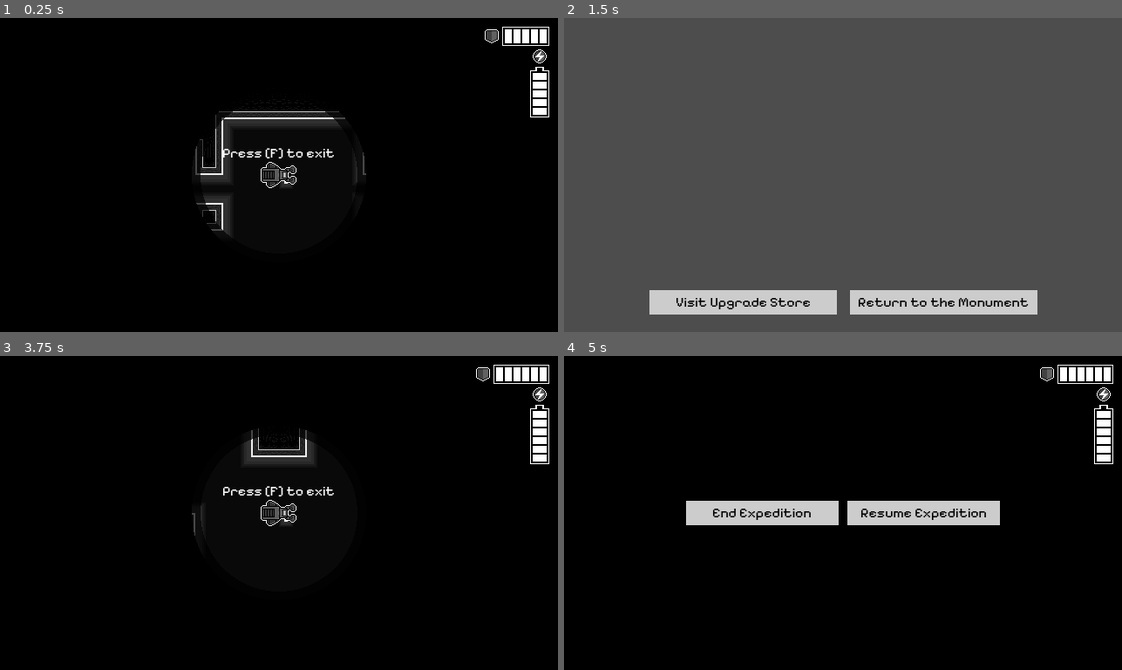
Above: before the commit, frames 1-4 (two rows, left to right).
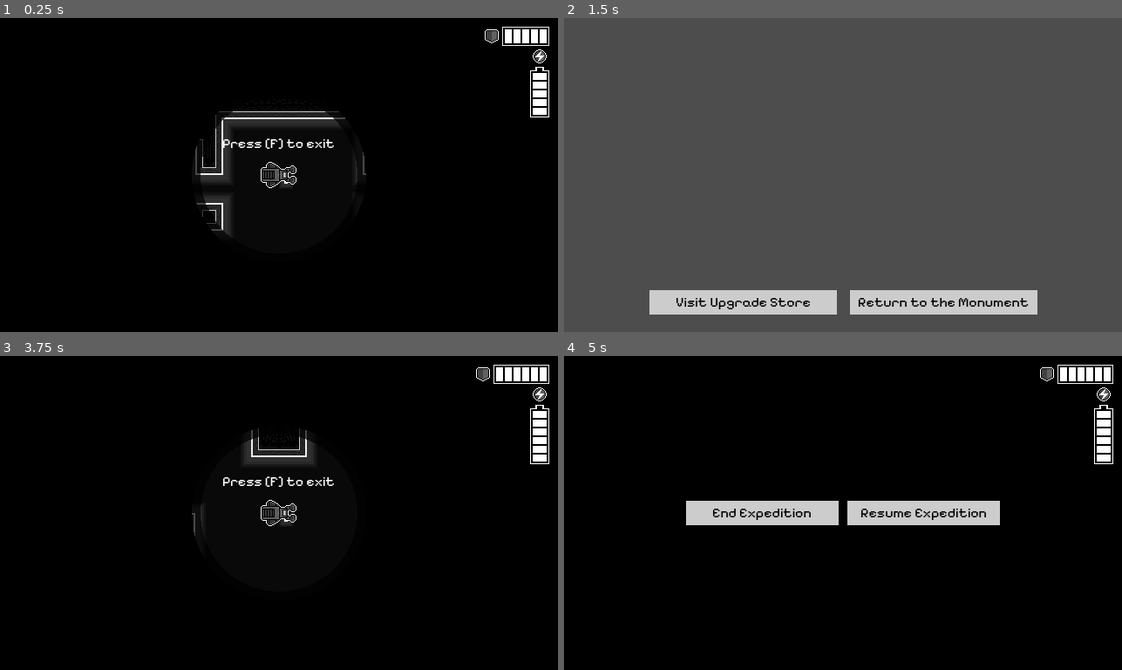
Above: after the commit, the same moments.

Repository: ROMUBOY/projeto_momento
Game: Godot game, scene res://world.tscn
Two runs of this game, one before a commit and one after it. Both use one fixed random seed, a clock stepped at 60 frames per second and the inputs below.
Inputs:
- Up to frame 1 (0.25 s): no input
- Up to frame 2 (1.5 s): tap F (interact) at 0.5 s; hold E (strafe_right) 0.53-1.25 s; hold F (interact) 0.53-1.25 s; click "End Expedition" at 1.25 s
- Up to frame 3 (3.75 s): click "Visit Upgrade Store" at 2 s; click "Buy" at 2.75 s; click "Return to the Monument" at 3.5 s
- Up to frame 4 (5 s): tap F (interact) at 4.25, 4.55 s; hold Down (ui_down) from 4.28 s (still down); tap Space (change_filter) at 4.35 s

The runs differ from the first frame. In frame 1, 0.5% of the frame differs, in the area x 40-60%, y 38-45%; in frame 2, nothing differs; in frame 3, 0.5%; in frame 4, nothing differs.
Error in both runs: Invalid assignment of property or key 'current_filter' with value of type 'int' on a base object of type 'null instance'. (res://world.gd:79)

Commit message:
adjust interaction text position

Diff:
--- a/Interaction/InteractionManager.tscn
+++ b/Interaction/InteractionManager.tscn
@@ -6,16 +6,21 @@
 z_index = 21
 script = ExtResource("1_m2k37")
 
-[node name="Label" type="Label" parent="."]
+[node name="CanvasLayer" type="CanvasLayer" parent="."]
+layer = 2
+
+[node name="Label" type="Label" parent="CanvasLayer"]
 z_index = 21
 z_as_relative = false
-anchors_preset = 5
-anchor_left = 0.5
-anchor_right = 0.5
-offset_left = -88.0
-offset_right = 88.0
-offset_bottom = 23.0
+anchors_preset = 15
+anchor_right = 1.0
+anchor_bottom = 1.0
+offset_top = -36.0
+offset_bottom = -36.0
 grow_horizontal = 2
+grow_vertical = 2
+size_flags_horizontal = 6
+size_flags_vertical = 6
 text = "PRESS [ACTION] TO INTERACT"
 horizontal_alignment = 1
 vertical_alignment = 1
--- a/Interaction/interaction_manager.gd
+++ b/Interaction/interaction_manager.gd
@@ -1,7 +1,7 @@
 extends Node2D
 
 @onready var player = get_tree().get_first_node_in_group("player")
-@onready var label: Label = $Label
+@onready var label: Label = $CanvasLayer/Label
 
 const base_text = "Press [F] to "
 
@@ -20,9 +20,20 @@
 	if active_areas.size() > 0 && can_interact:
 		active_areas.sort_custom(_sort_by_distance_to_player)
 		label.text = base_text + active_areas[0].action_name
-		label.global_position = active_areas[0].global_position
-		label.global_position.y -= 36
-		label.global_position.x -= label.size.x / 2
+		##label.global_position = active_areas[0].global_position
+		 ## Pega a posição global do nó fora do CanvasLayer
+		#var global_position = active_areas[0].get_global_position()
+		#
+		## Obtém a transformação do CanvasLayer
+		#var canvas_transform = label.get_viewport().get_canvas_transform()
+		#
+		## Converte a posição global para a posição local do CanvasLayer
+		#var local_position = canvas_transform.affine_inverse() * global_position
+		#
+		## Define a posição do nó dentro do CanvasLayer
+		#label.position = local_position
+		#label.global_position.y -= 36
+		#label.global_position.x -= label.size.x / 2
 		label.show()
 	else:
 		label.hide()
--- a/Junk/junk.tscn
+++ b/Junk/junk.tscn
@@ -12,7 +12,7 @@
 script = ExtResource("2_n2xf3")
 
 [node name="InteractionArea" parent="." instance=ExtResource("3_tj6xw")]
-action_name = "colect"
+action_name = "collect"
 
 [node name="CollisionShape2D" type="CollisionShape2D" parent="InteractionArea"]
 shape = SubResource("CircleShape2D_f6wr4")
